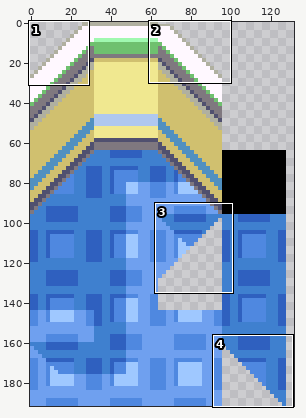
Sprite sheet -- team15duckD2D/image/tile/tile_09.png. The picture above shows the old version from afar; the outline marks the close-up.
Close-up. Before the edit:
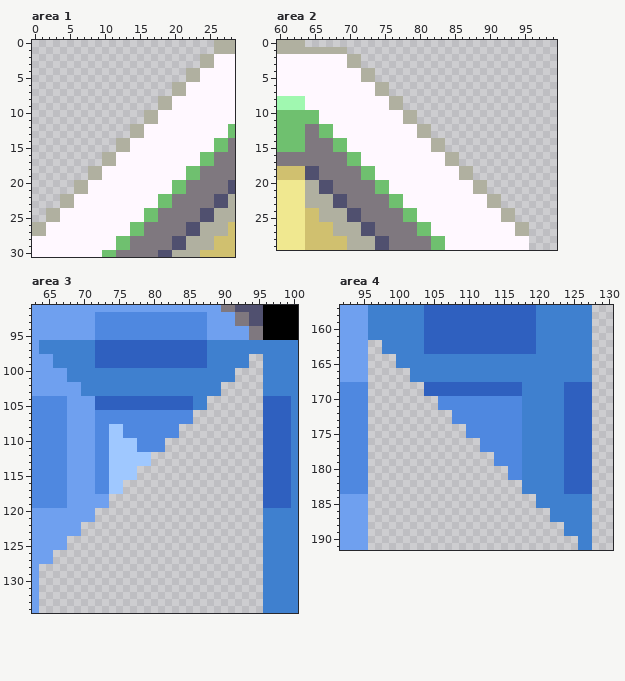
The file is 384x384 pixels, drawn in blocks of 2x2; one block is one cell here. Shown: area 1: x 0..28, y 0..30; area 2: x 60..99, y 0..29; area 3: x 63..100, y 91..134; area 4: x 92..130, y 157..191. The wide view leaves out empty margins.
The result:
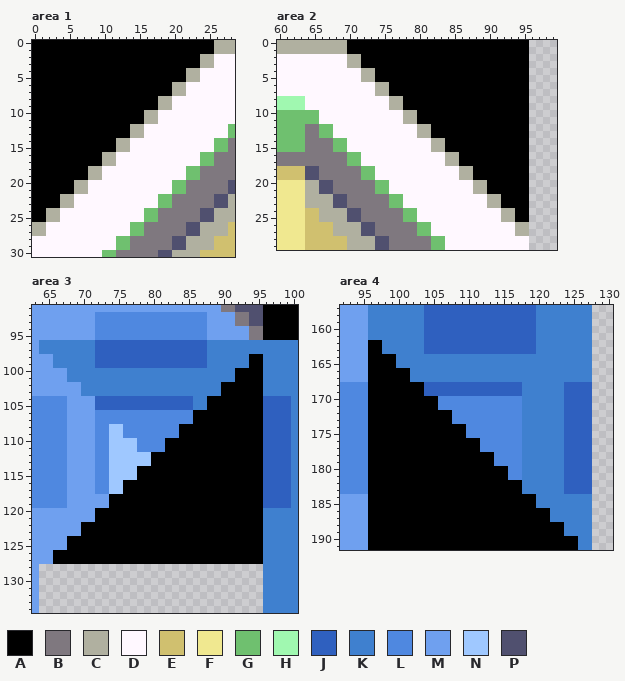
Palette (. is transparent): A #000000  B #7f787f  C #b0b0a0  D #fff8ff  E #d0c06f  F #f0e890  G #6fc06f  H #a0f8b0  J #2f60bf  K #3f80cf  L #4f88e0  M #6fa0ef  N #9fc8ff  P #50506f
The edit:
Changed rows in their new state; - is an unchanged pixel.
Area 1:
first column x 0:
 0 AAAAAAAAAAAAAAAAAAAAAAAAAA
 1 AAAAAAAAAAAAAAAAAAAAAAAAAA
 2 AAAAAAAAAAAAAAAAAAAAAAAA--
 3 AAAAAAAAAAAAAAAAAAAAAAAA--
 4 AAAAAAAAAAAAAAAAAAAAAA----
 5 AAAAAAAAAAAAAAAAAAAAAA----
 6 AAAAAAAAAAAAAAAAAAAA------
 7 AAAAAAAAAAAAAAAAAAAA------
 8 AAAAAAAAAAAAAAAAAA--------
 9 AAAAAAAAAAAAAAAAAA--------
10 AAAAAAAAAAAAAAAA----------
11 AAAAAAAAAAAAAAAA----------
12 AAAAAAAAAAAAAA------------
13 AAAAAAAAAAAAAA------------
14 AAAAAAAAAAAA--------------
15 AAAAAAAAAAAA--------------
16 AAAAAAAAAA----------------
17 AAAAAAAAAA----------------
18 AAAAAAAA------------------
19 AAAAAAAA------------------
20 AAAAAA--------------------
21 AAAAAA--------------------
22 AAAA----------------------
23 AAAA----------------------
24 AA------------------------
25 AA------------------------
Area 2:
first column x 64:
 0 CCCCCCAAAAAAAAAAAAAAAAAAAAAAAAAA
 1 ------AAAAAAAAAAAAAAAAAAAAAAAAAA
 2 --------AAAAAAAAAAAAAAAAAAAAAAAA
 3 --------AAAAAAAAAAAAAAAAAAAAAAAA
 4 ----------AAAAAAAAAAAAAAAAAAAAAA
 5 ----------AAAAAAAAAAAAAAAAAAAAAA
 6 ------------AAAAAAAAAAAAAAAAAAAA
 7 ------------AAAAAAAAAAAAAAAAAAAA
 8 --------------AAAAAAAAAAAAAAAAAA
 9 --------------AAAAAAAAAAAAAAAAAA
10 ----------------AAAAAAAAAAAAAAAA
11 ----------------AAAAAAAAAAAAAAAA
12 ------------------AAAAAAAAAAAAAA
13 ------------------AAAAAAAAAAAAAA
14 --------------------AAAAAAAAAAAA
15 --------------------AAAAAAAAAAAA
16 ----------------------AAAAAAAAAA
17 ----------------------AAAAAAAAAA
18 ------------------------AAAAAAAA
19 ------------------------AAAAAAAA
20 --------------------------AAAAAA
21 --------------------------AAAAAA
22 ----------------------------AAAA
23 ----------------------------AAAA
24 ------------------------------AA
25 ------------------------------AA
Area 3:
first column x 66:
 98 ----------------------------AA
 99 ----------------------------AA
100 --------------------------AAAA
101 --------------------------AAAA
102 ------------------------AAAAAA
103 ------------------------AAAAAA
104 ----------------------AAAAAAAA
105 ----------------------AAAAAAAA
106 --------------------AAAAAAAAAA
107 --------------------AAAAAAAAAA
108 ------------------AAAAAAAAAAAA
109 ------------------AAAAAAAAAAAA
110 ----------------AAAAAAAAAAAAAA
111 ----------------AAAAAAAAAAAAAA
112 --------------AAAAAAAAAAAAAAAA
113 --------------AAAAAAAAAAAAAAAA
114 ------------AAAAAAAAAAAAAAAAAA
115 ------------AAAAAAAAAAAAAAAAAA
116 ----------AAAAAAAAAAAAAAAAAAAA
117 ----------AAAAAAAAAAAAAAAAAAAA
118 --------AAAAAAAAAAAAAAAAAAAAAA
119 --------AAAAAAAAAAAAAAAAAAAAAA
120 ------AAAAAAAAAAAAAAAAAAAAAAAA
121 ------AAAAAAAAAAAAAAAAAAAAAAAA
122 ----AAAAAAAAAAAAAAAAAAAAAAAAAA
123 ----AAAAAAAAAAAAAAAAAAAAAAAAAA
124 --AAAAAAAAAAAAAAAAAAAAAAAAAAAA
125 --AAAAAAAAAAAAAAAAAAAAAAAAAAAA
126 AAAAAAAAAAAAAAAAAAAAAAAAAAAAAA
127 AAAAAAAAAAAAAAAAAAAAAAAAAAAAAA
Area 4:
first column x 96:
162 AA----------------------------
163 AA----------------------------
164 AAAA--------------------------
165 AAAA--------------------------
166 AAAAAA------------------------
167 AAAAAA------------------------
168 AAAAAAAA----------------------
169 AAAAAAAA----------------------
170 AAAAAAAAAA--------------------
171 AAAAAAAAAA--------------------
172 AAAAAAAAAAAA------------------
173 AAAAAAAAAAAA------------------
174 AAAAAAAAAAAAAA----------------
175 AAAAAAAAAAAAAA----------------
176 AAAAAAAAAAAAAAAA--------------
177 AAAAAAAAAAAAAAAA--------------
178 AAAAAAAAAAAAAAAAAA------------
179 AAAAAAAAAAAAAAAAAA------------
180 AAAAAAAAAAAAAAAAAAAA----------
181 AAAAAAAAAAAAAAAAAAAA----------
182 AAAAAAAAAAAAAAAAAAAAAA--------
183 AAAAAAAAAAAAAAAAAAAAAA--------
184 AAAAAAAAAAAAAAAAAAAAAAAA------
185 AAAAAAAAAAAAAAAAAAAAAAAA------
186 AAAAAAAAAAAAAAAAAAAAAAAAAA----
187 AAAAAAAAAAAAAAAAAAAAAAAAAA----
188 AAAAAAAAAAAAAAAAAAAAAAAAAAAA--
189 AAAAAAAAAAAAAAAAAAAAAAAAAAAA--
190 AAAAAAAAAAAAAAAAAAAAAAAAAAAAAA
191 AAAAAAAAAAAAAAAAAAAAAAAAAAAAAA
Pixel boxes of the changes (left, top, right, bottom) in both close-ups:
added: (32, 40, 214, 222)
added: (305, 40, 529, 222)
added: (53, 354, 263, 564)
added: (368, 340, 578, 550)
